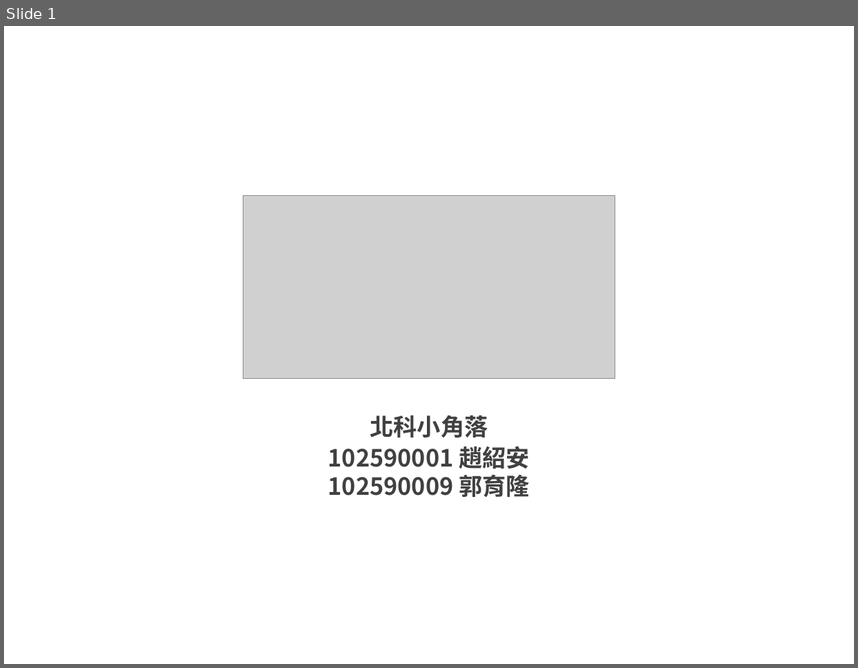
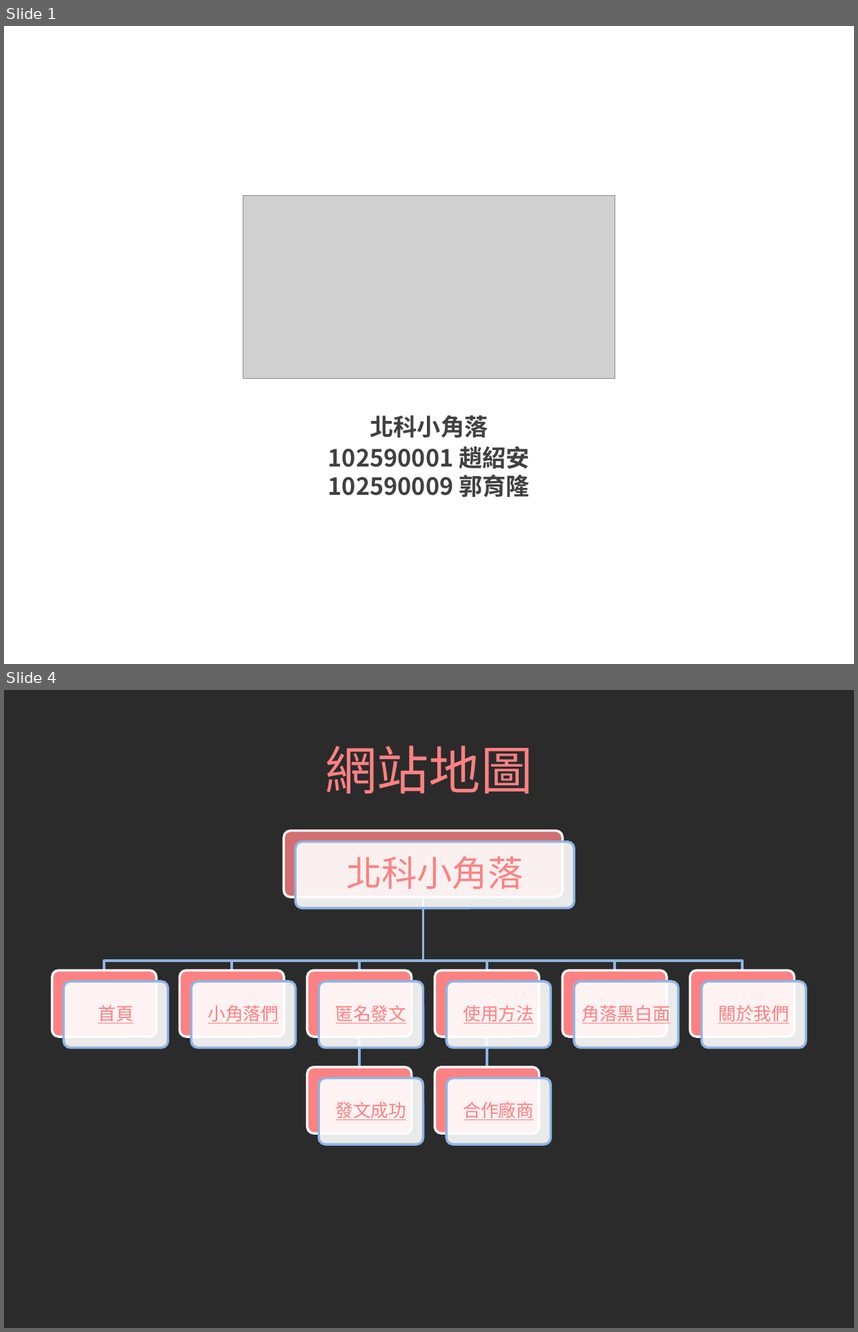
Before and after one commit to iml885203/front-end-class-project, a slide deck: powerpoint/報告PPT.pptx. Shown one above the other, each under a label of ours: slide 1 before the commit, slides 1 and 4 after it; the slides between them are not shown. The pictures are 858x668 and 858x1332 pixels, drawn with LibreOffice and Linux fonts; fonts in the diff are those of the drawing; grey boxes stand for pictures; background and template pictures are left out; a plain dark background stands for a picture behind light text. Boxes give left, top, right and bottom in pixels: in the first picture for what was removed or moved away, otherwise in the second. Text is boxed around its words. In the diff, an @@ line names an element or a change of style, - is before the commit and + after.

```diff
--- a/powerpoint/報告PPT.pptx
+++ b/powerpoint/報告PPT.pptx
@@ slide 4 added at box(4, 690, 854, 1328), background picture (left out) @@
@@ title added at box(325, 745, 533, 793), 44 pt, text #FD8182 @@
+網站地圖
@@ group added at box(52, 830, 806, 1144): 18 rounded rectangles, 9 texts, 8 freeform shapes @@
+北科小角落
+首頁
+小角落們
+匿名發文
+發文成功
+使用方法
+合作廠商
+角落黑白面
+關於我們
```
Also in this commit, not shown: 1 slide changed, 4 other slides added, 5 slides removed.
